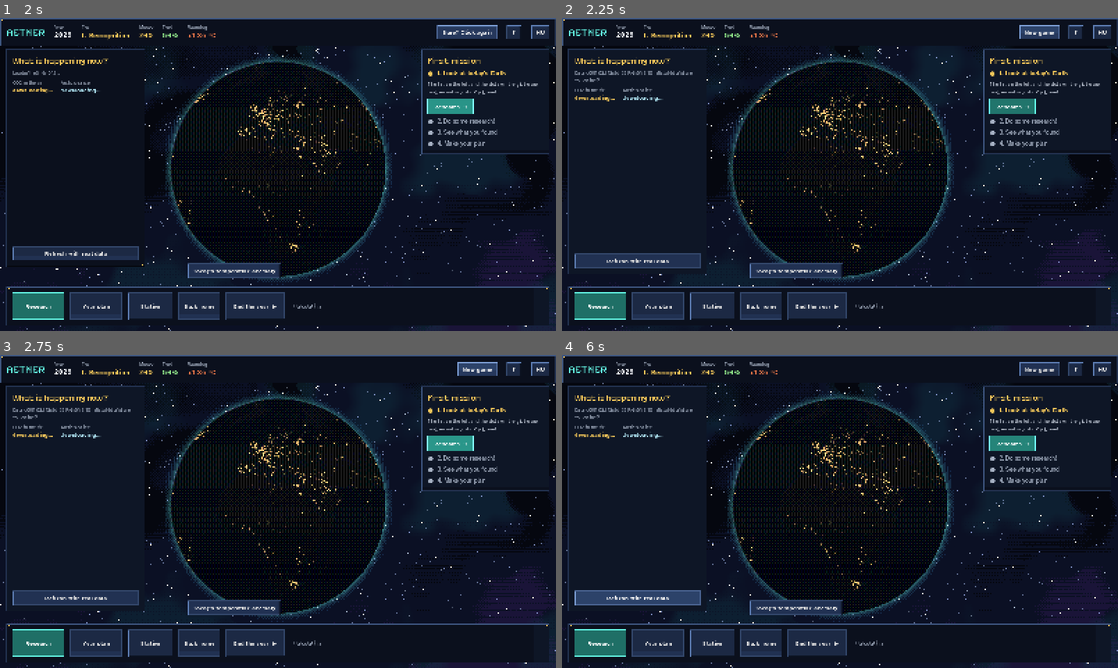
Above: before the commit, frames 1-4 (two rows, left to right).
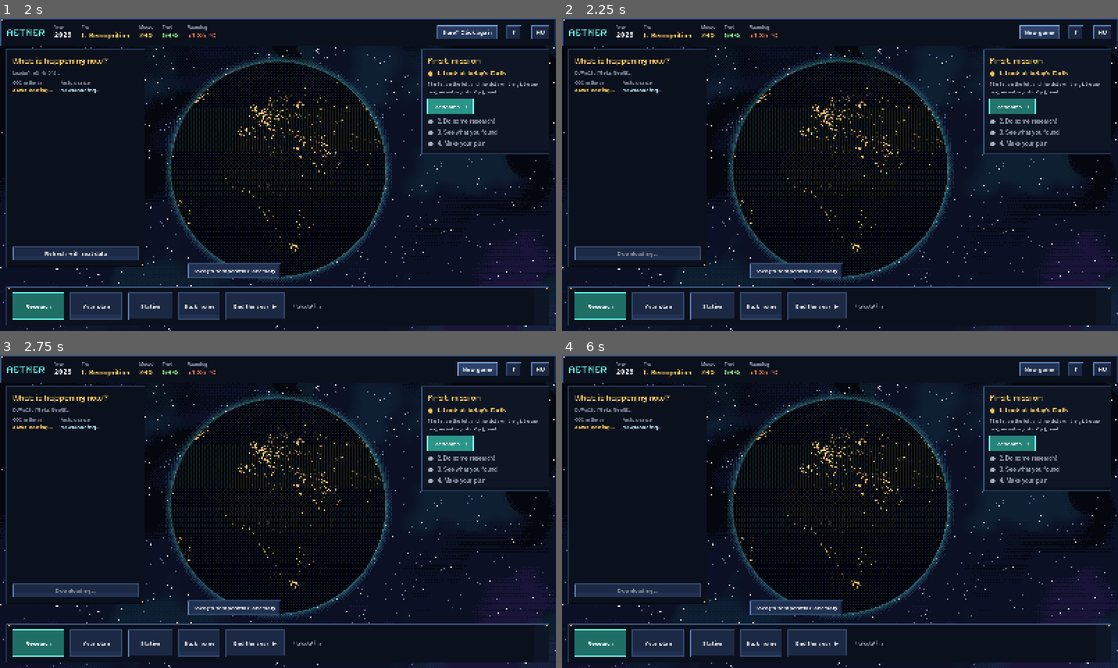
Above: after the commit, the same moments.

Repository: roadside/aether
Game: Godot game, scene res://scenes/main.tscn
The game is run twice, just before and just after one commit, with the same random seed, the same clock (stepped at 60 frames per second) and the same inputs. Sound files missing from this copy of the repository are replaced by a short silence.
Inputs (mouse positions are in pixels of both pictures, inside the frame that each line leads up to):
- Up to frame 1 (2 s): tap Enter at 0.5 s; drag from (278, 165) to (333, 105) at 0.52 s; click "New game" at 1.25 s
- Up to frame 2 (2.25 s): click "Sure? Click again" at 2 s
- Up to frame 3 (2.75 s): no input
- Up to frame 4 (6 s): click "New game" at 2.75 s; click "Sure? Click again" at 3.5 s; click "?" at 4.25 s; click "HU" at 5 s; click (639, 599) at 5.75 s, where only the run before the commit has a clickable "Refresh with real data"

Frame 1 is identical in both runs. In frame 2, 1.7% of the frame differs, in the area x 1-26%, y 16-82%; in frame 3, 1.7%; in frame 4, 1.8%.

Commit message:
Lektorált szöveg: a „Nálunk” forrásmagyarázata (Zoltán javítása)
Co-Authored-By: Claude Opus 5.5 <noreply@anthropic.com>

Diff:
--- a/AETHER_godot/scripts/i18n.gd
+++ b/AETHER_godot/scripts/i18n.gd
@@ -444,7 +444,7 @@
 	"Narancs: mért évek. Türkiz: becslés a terved szerint.": "Orange: measured years. Teal: estimate under your plan.",
 	"Mennyi eső esik nyáron (június–augusztus)?": "How much rain falls in summer (June–August)?",
 	"kb. %s–%s mm": "about %s–%s mm",
-	"A múlt: időjárási mérésekből, egy kb. 25 km-es területre (a város belsejében melegebb). A jövő: a 2006–2025 között mért napok …(351 unchanged characters)…
+	"A múlt: időjárási mérésekből, egy kb. 25 km-es területre (a város belsejében melegebb van). A jövő: a 2006–2025 között mért napok …(351 unchanged characters)…
 	"ERA5 (Copernicus/ECMWF) az Open-Meteón keresztül": "ERA5 (Copernicus/ECMWF) via Open-Meteo",
 	"IPCC AR6 Interaktív Atlasz, CMIP6 (Iturbide et al. 2021)": "IPCC AR6 Interactive Atlas, CMIP6 (Iturbide et al. 2021)",
 	"Forster et al. 2025, globális melegedés": "Forster et al. 2025, global warming",
--- a/AETHER_godot/scripts/nalunk_panel.gd
+++ b/AETHER_godot/scripts/nalunk_panel.gd
@@ -188,6 +188,6 @@
 			L.t("kb. %s–%s mm") % [UI.hu(float(f2100["csapadek_also"]), 0), UI.hu(float(f2100["csapadek_felso"]), 0)], UI.CYAN)
 	p.add_child(prow)
 	_body.add_child(UI.card_root(p))
-	_body.add_child(UI.label(L.t("A múlt: időjárási mérésekből, egy kb. 25 km-es területre (a város belsejében melegebb). A jövő: a 2006–2025 között mért napokat annyival melegítjük, amennyit 34 klímamodell átlagosan vár a térségben. Ez nem időjárás-jelentés."), 14, UI.MUTE))
+	_body.add_child(UI.label(L.t("A múlt: időjárási mérésekből, egy kb. 25 km-es területre (a város belsejében melegebb van). A jövő: a 2006–2025 között mért napokat annyival melegítjük, amennyit 34 klímamodell átlagosan vár a térségben. Ez nem időjárás-jelentés."), 14, UI.MUTE))
 	for s in r.get("forrasok", []):
 		_body.add_child(UI.text_link(L.t(str(s["nev"])) + Knowledge.lang_note(str(s["link"])), str(s["link"])))
